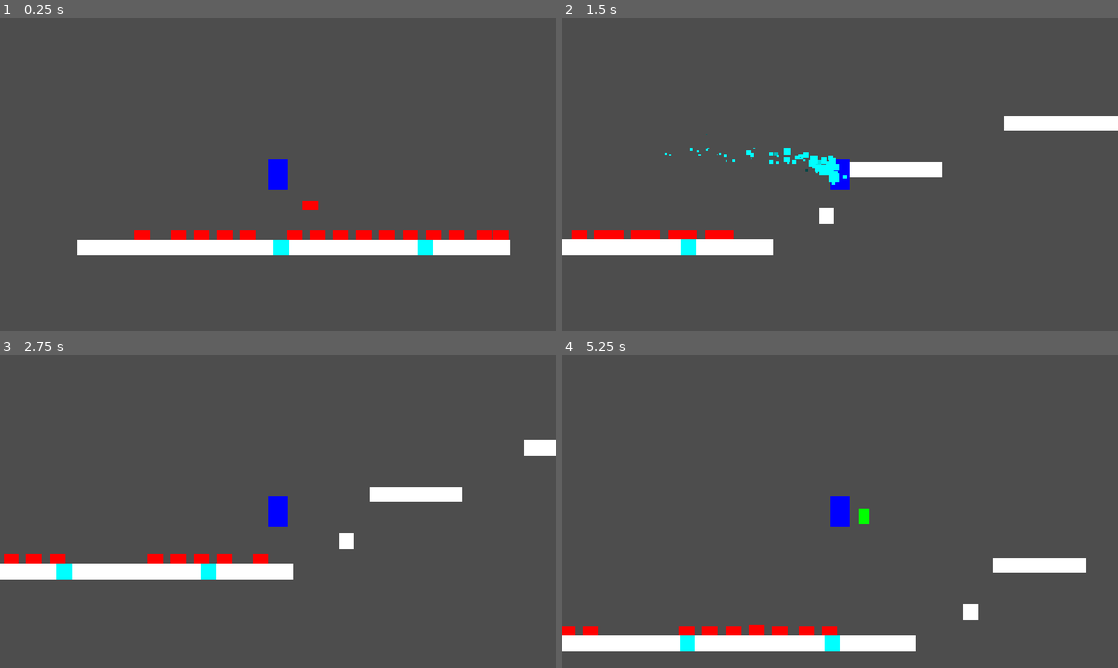
Above: before the commit, frames 1-4 (two rows, left to right).
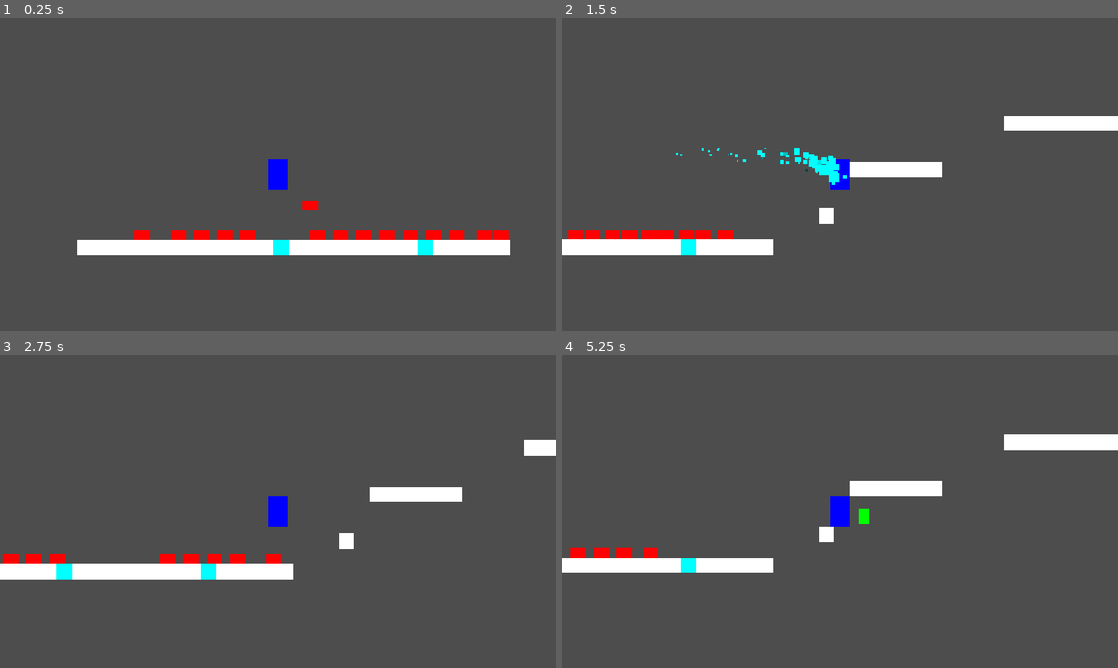
Above: after the commit, the same moments.

Repository: plusequalsminus/metroidvania
Game: Godot game, scene res://starting_room.tscn
Same seed, same stepped clock (60 frames per second), same inputs: the game is played once before the commit and once after it.
Inputs:
- Up to frame 1 (0.25 s): no input
- Up to frame 2 (1.5 s): hold D (right) from 0.53 s (still down); tap Space (attack) at 0.6 s; tap W (up) at 0.77 s; tap Shift (dash) at 1.35 s
- Up to frame 3 (2.75 s): tap W (up) at 1.52 s; release D (right) at 2.03 s; hold A (left) from 2.03 s (still down); tap Space (attack) at 2.1 s
- Up to frame 4 (5.25 s): release A (left) at 2.78 s; hold D (right) 2.78-4.28 s; tap Shift (dash) at 2.85, 4.35 s; tap W (up) at 3.02, 3.77, 4.52 s; tap Space (attack) at 3.6, 5.1 s; hold A (left) 4.28-5.03 s; hold D (right) from 5.03 s (still down)

The runs differ from the first frame. In frame 1, less than 0.1% of the frame differs, in the area x 51-55%, y 67-71%; in frame 2, 0.6%; in frame 3, 0.6%; in frame 4, 9.0%, in the area x 0-100%, y 25-95%.

Commit message:
Deleted Crawler7
Test Commit

Diff:
--- a/starting_room.tscn
+++ b/starting_room.tscn
@@ -52,10 +52,6 @@
 position = Vector2(-56, 88)
 metadata/_scene_painted = true
 
-[node name="Crawler7" parent="." unique_id=1103792550 instance=ExtResource("3_mlujb")]
-position = Vector2(-8, 88)
-metadata/_scene_painted = true
-
 [node name="Crawler8" parent="." unique_id=1603030552 instance=ExtResource("3_mlujb")]
 position = Vector2(16, 88)
 metadata/_scene_painted = true
